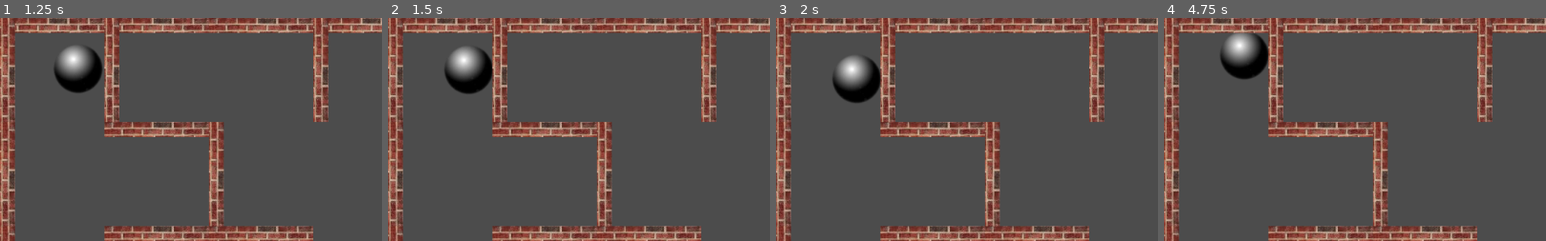
Above: before the commit, frames 1-4 (left to right).
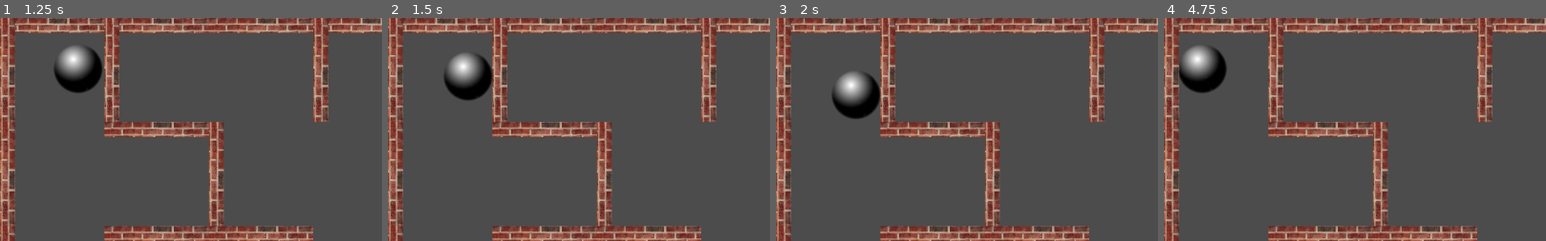
Above: after the commit, the same moments.

Repository: steelsoul/maze
Game: Godot game, scene res://Maze.tscn
Two runs of this game, one before a commit and one after it. Both use one fixed random seed, a clock stepped at 60 frames per second and the inputs below. The project has no main scene, so this scene is started directly.
Inputs:
- Up to frame 1 (1.25 s): tap Enter at 0.5 s; hold Right from 0.53 s (still down)
- Up to frame 2 (1.5 s): release Right at 1.28 s; hold Down from 1.28 s (still down)
- Up to frame 3 (2 s): keep holding Down
- Up to frame 4 (4.75 s): release Down at 2.03 s; hold Right 2.03-2.78 s; hold Up 2.78-3.53 s; hold Left from 3.53 s (still down)
The pictures show only the part of the screen within x 0-50%, y 0-50%; the shares and areas given below are measured in that part.

Frame 1 is identical in both runs. In frame 2, 1.6% of the frame differs, in the area x 14-28%, y 12-38%; in frame 3, 2.5%; in frame 4, 3.4%, in the area x 4-28%, y 6-34%.

Commit message:
Use gravity sensor for Android devicec

Diff:
--- a/Player.gd
+++ b/Player.gd
@@ -1,12 +1,11 @@
 extends KinematicBody2D
 
-var direct_vector = Vector2(0, 0)
 export var movement_speed = 10
 
 func _ready():
 	pass
 
-func _physics_process(delta):
+func set_direction_from_keyboard_input(direct_vector):
 	if Input.is_key_pressed(KEY_LEFT):
 		direct_vector.x -= 1
 	elif Input.is_key_pressed(KEY_RIGHT):
@@ -15,6 +14,17 @@
 		direct_vector.y -= 1
 	elif Input.is_key_pressed(KEY_DOWN):
 		direct_vector.y += 1
+	return direct_vector
+
+func set_direction_from_gravity_sensor(direct_vector):
+	var acc_vec = Input.get_accelerometer() as Vector3
+	if acc_vec.length() != 0:
+		direct_vector = Vector2(acc_vec.x, acc_vec.y)
+	return direct_vector
+
+func _physics_process(delta):
+	var direct_vector = Vector2()
+	direct_vector = set_direction_from_keyboard_input(direct_vector)
+	direct_vector = set_direction_from_gravity_sensor(direct_vector)
 	direct_vector = movement_speed * direct_vector.normalized()
 	move_and_slide(direct_vector)
-	pass
